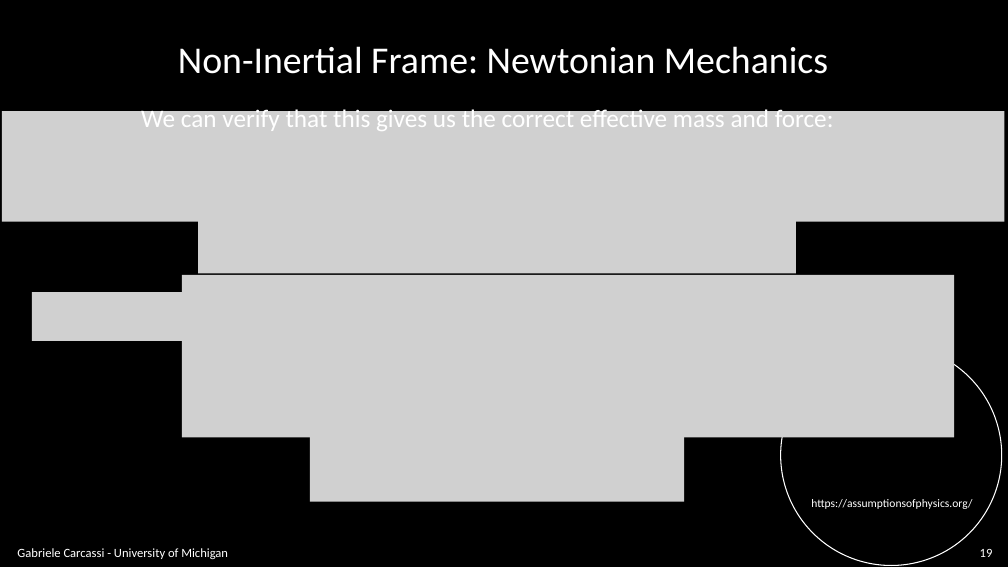
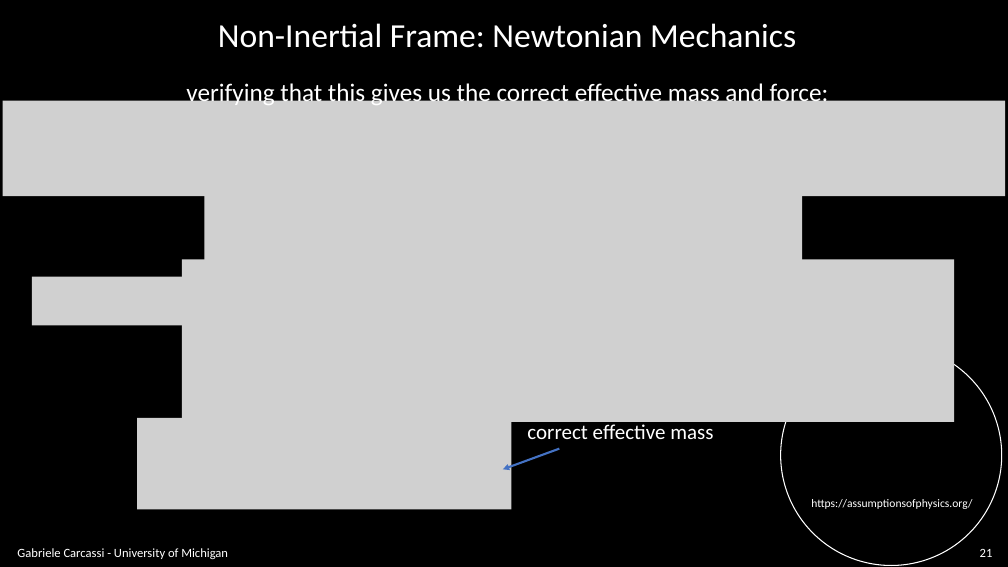
Before and after one commit to assumptionsofphysics/slides, a slide deck: slide 21 of BookCompanions-v2/RP-Class-2.pptx (slide 19 before the commit). Drawn at 1008x567 pixels with LibreOffice and Linux fonts; fonts in the diff are those of the drawing; grey boxes stand for pictures; background and template pictures are left out. Boxes give left, top, right and bottom in pixels: in the first picture for what was removed or moved away, otherwise in the second. Text is boxed around its words. In the diff, an @@ line names an element or a change of style, - is before the commit and + after.

```diff
--- a/BookCompanions-v2/RP-Class-2.pptx
+++ b/BookCompanions-v2/RP-Class-2.pptx
@@ text "Non-Inertial Frame: Newtonian Mechanics": place and size @@
-text "Non-Inertial Frame: Newtonian Mechanics" at [178,46,828,74]
+text "Non-Inertial Frame: Newtonian Mechanics" at [218,23,796,48]
@@ text "Non-Inertial Frame: Newtonian Mechanics" at [218,23,796,48]: size 36 to 32 pt @@
@@ text at [186,81,829,108]: text changed @@
-We can verify that this gives us the correct effective mass and force:
+verifying that this gives us the correct effective mass and force:
@@ picture: place and size @@
-picture at [2,111,1004,222]
+picture at [3,101,1006,196]
@@ picture: place and size @@
-picture at [198,198,796,274]
+picture at [204,164,802,262]
@@ picture: place and size @@
-picture at [182,275,954,438]
+picture at [182,259,954,422]
@@ picture: place and size @@
-picture at [32,293,236,341]
+picture at [32,277,236,325]
@@ picture added at [138,418,512,510] @@
@@ picture removed at [310,426,684,502] @@
@@ arrow added from (560, 448) to (503, 470), #4472C4 2 pt @@
@@ text added at [527,424,713,439], 20 pt, text #FFFFFF @@
+correct effective mass
@@ page number at [980,549,993,557]: text changed @@
-19
+21
```
Also in this commit, not shown: 6 other slides changed, 4 slides added, 1 other file.
